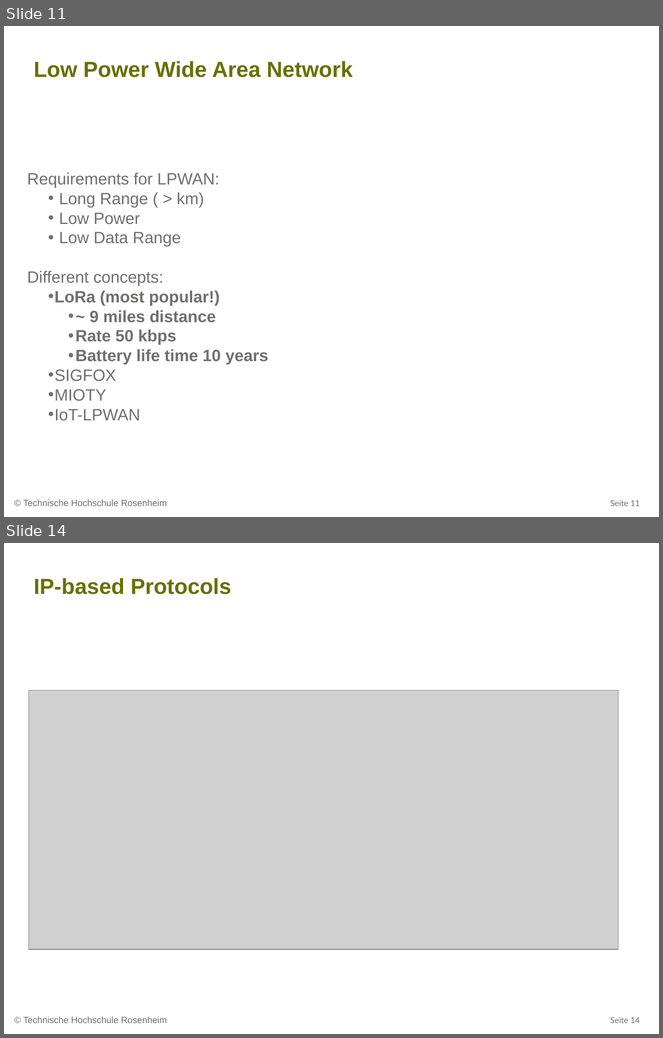
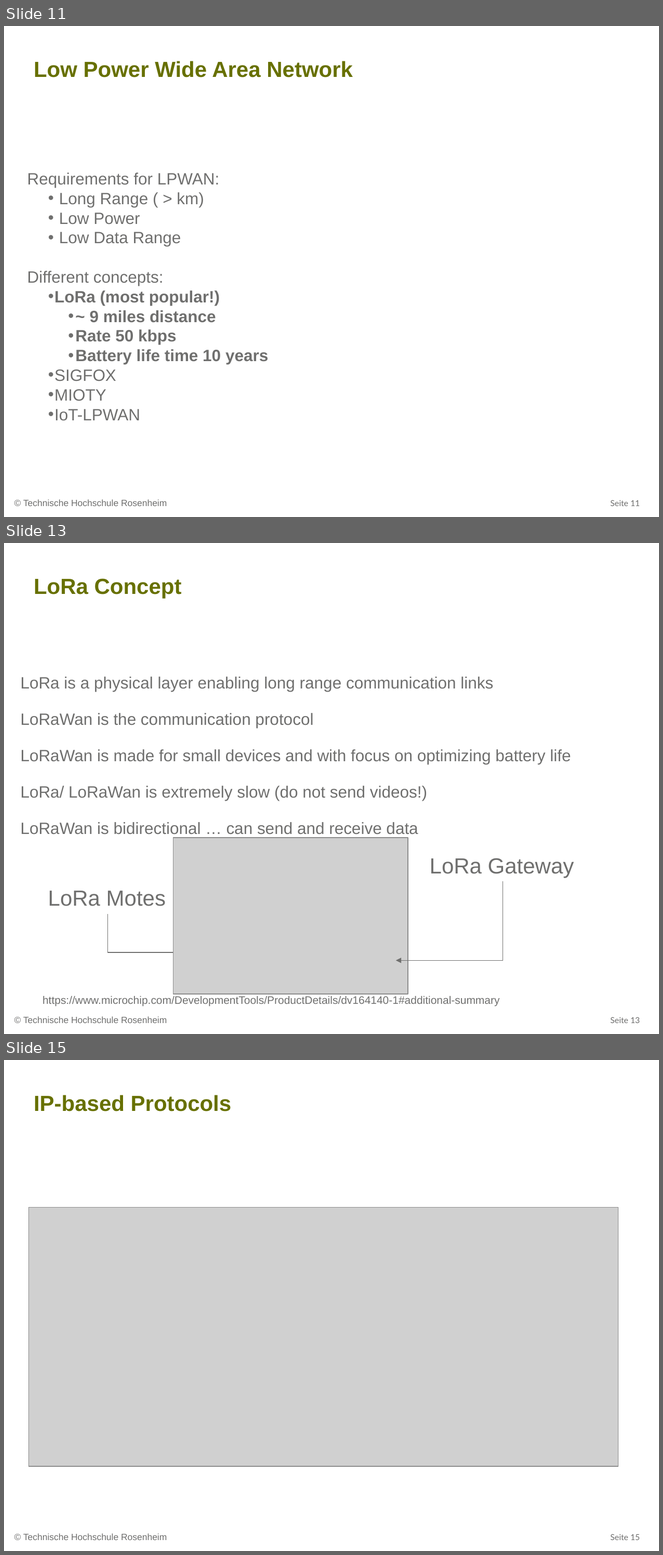
Before and after one commit to ammoza/hsro-inf-iot.github.io, a slide deck: assets/03-vorlesung/03-Vorlesung.pptx. Shown one above the other, each under a label of ours: slides 11 and 14 before the commit, slides 11, 13 and 15 after it; the slides between them are not shown. The pictures are 663x1038 and 663x1555 pixels, drawn with LibreOffice and Linux fonts; fonts in the diff are those of the drawing; grey boxes stand for pictures; background and template pictures are left out. Boxes give left, top, right and bottom in pixels: in the first picture for what was removed or moved away, otherwise in the second. Text is boxed around its words. In the diff, an @@ line names an element or a change of style, - is before the commit and + after.

```diff
--- a/assets/03-vorlesung/03-Vorlesung.pptx
+++ b/assets/03-vorlesung/03-Vorlesung.pptx
@@ slide 13 added at (4, 543, 659, 1034), background #FFFFFF; not listed: 2 template elements that a slide beside it also shows @@
@@ title added at (34, 578, 182, 598), 24 pt, text #677000, bold @@
+LoRa Concept
@@ text added at (21, 677, 571, 835), 18 pt, text #6F6F6E @@
+LoRa is a physical layer enabling long range communication links
+LoRaWan is the communication protocol
+LoRaWan is made for small devices and with focus on optimizing battery life
+LoRa/ LoRaWan is extremely slow (do not send videos!)
+LoRaWan is bidirectional … can send and receive data
@@ picture added at (173, 838, 408, 994) @@
@@ text added at (430, 858, 574, 878), 24 pt, text #6F6F6E @@
+LoRa Gateway
@@ elbow arrow added from (503, 882) to (396, 961), #6F6F6E 0.75 pt @@
@@ text added at (48, 891, 166, 906), 24 pt, text #6F6F6E @@
+LoRa Motes
@@ elbow arrow added from (107, 914) to (193, 953), #6F6F6E 0.75 pt @@
@@ text added at (42, 996, 500, 1007), 12 pt, text #6F6F6E @@
+https://www.microchip.com/DevelopmentTools/ProductDetails/dv164140-1#additional-summary
@@ what was slide 14 is now slide 15 @@
@@ page number at (610, 1534, 640, 1540): text changed @@
-Seite 14
+Seite 15
```
Also in this commit, not shown: 2 slides changed, 1 other slide added, 1 slide removed, 3 other files.
